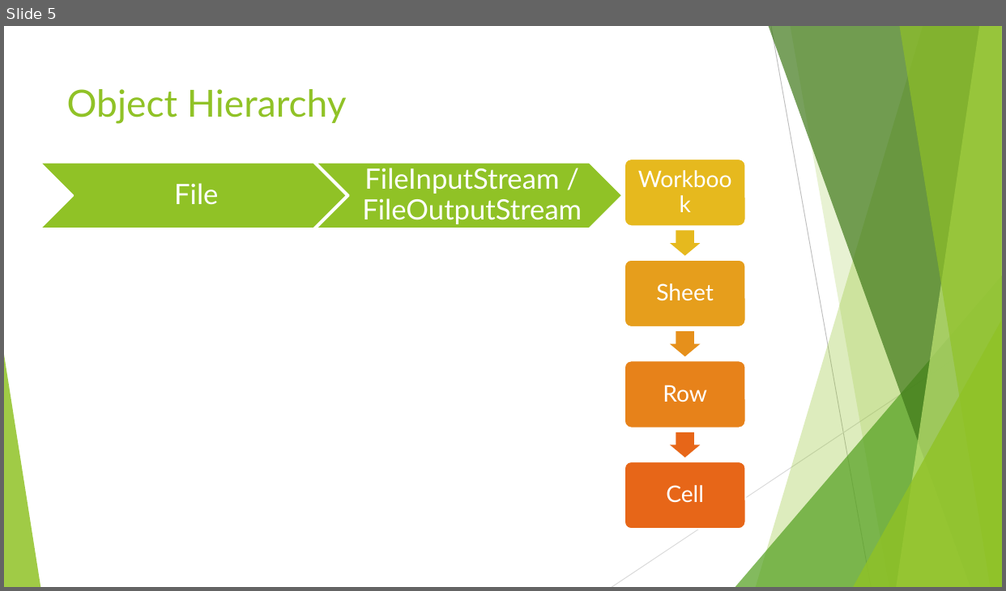
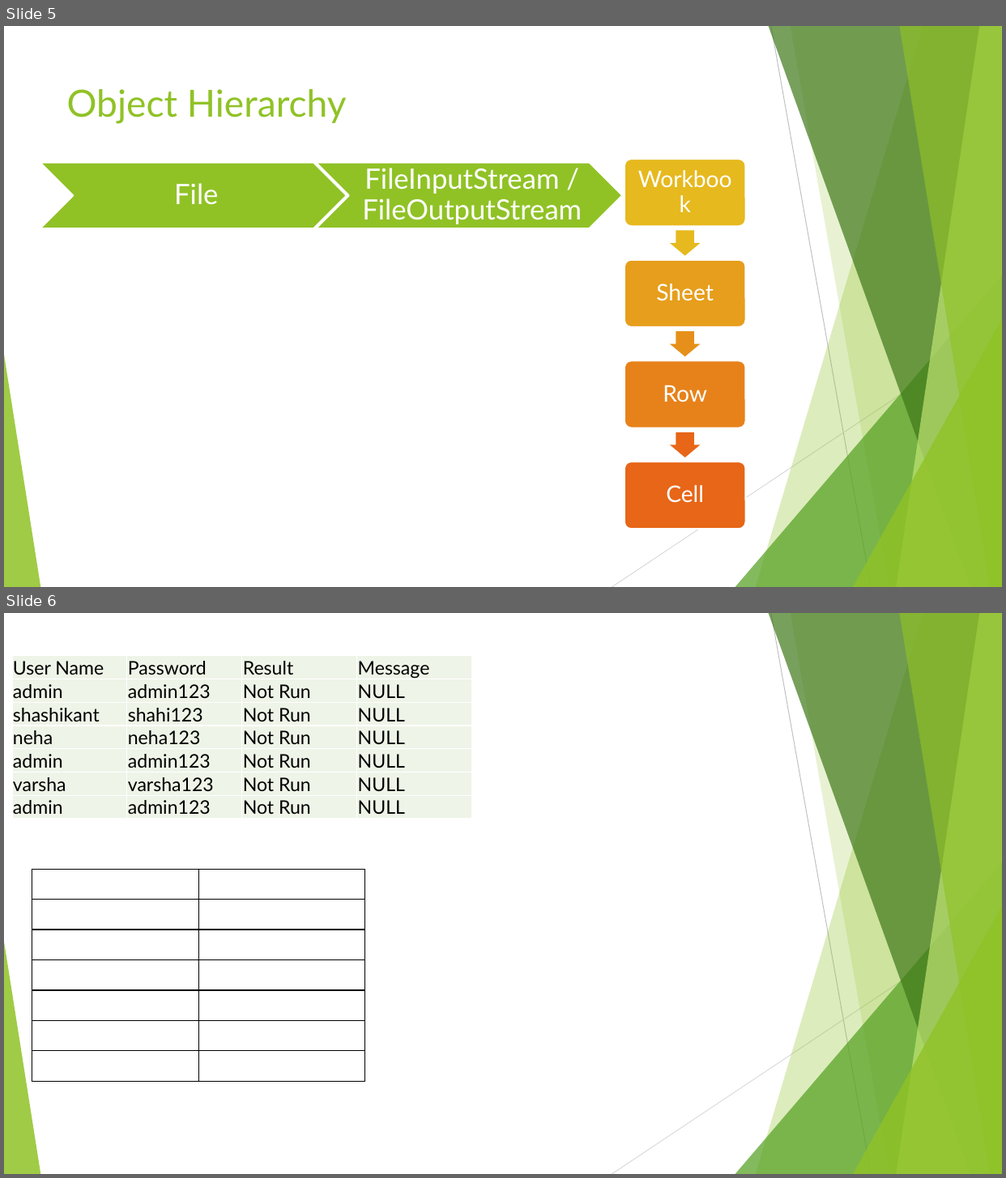
Before and after one commit to ankushvankore/SA2509016, a slide deck: Data Driven Framework.pptx. Shown one above the other, each under a label of ours: slide 5 before the commit, slides 5 and 6 after it. The pictures are 1006x591 and 1006x1178 pixels, drawn with LibreOffice and Linux fonts; fonts in the diff are those of the drawing. Boxes give left, top, right and bottom in pixels: in the first picture for what was removed or moved away, otherwise in the second. Text is boxed around its words. In the diff, an @@ line names an element or a change of style, - is before the commit and + after.

```diff
--- a/Data Driven Framework.pptx
+++ b/Data Driven Framework.pptx
@@ slide 6 added at [4, 613, 1002, 1174], background #FFFFFF; not listed: 10 template elements that a slide beside it also shows @@
@@ table added at [12, 656, 473, 818], 7 rows, 4 columns @@
+User Name | Password | Result | Message
+admin | admin123 | Not Run | NULL
+shashikant | shahi123 | Not Run | NULL
+neha | neha123 | Not Run | NULL
+admin | admin123 | Not Run | NULL
+varsha | varsha123 | Not Run | NULL
+admin | admin123 | Not Run | NULL
@@ table added at [32, 869, 364, 1082], 7 rows, 2 columns @@
+ | 
+ | 
+ | 
+ | 
+ | 
+ | 
+ | 
```
Also in this commit, not shown: 1 slide changed, 20 other files.
